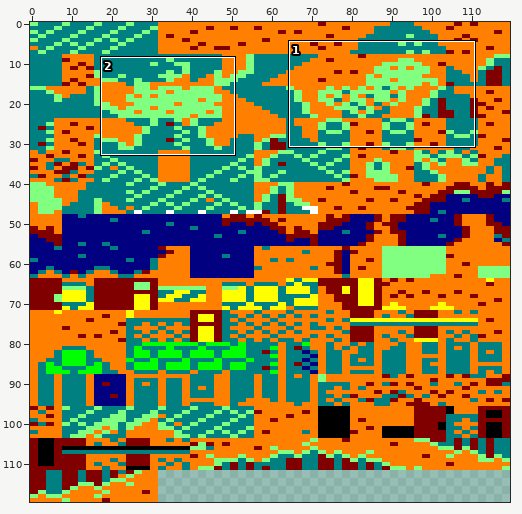
A sprite sheet gets an edit: public/assets/tileset.png. The first picture is a wide view before the edit; the outline marks the close-up.
Close-up. Old version:
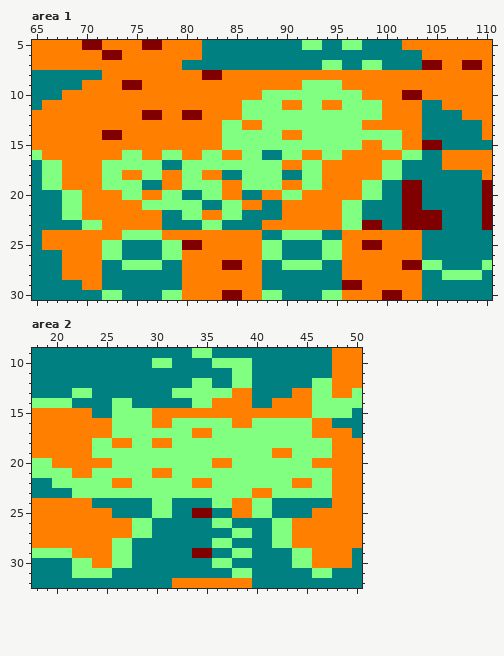
The file is 120x120 pixels. Shown: area 1: x 65..110, y 5..30; area 2: x 18..50, y 9..32.
After the commit:
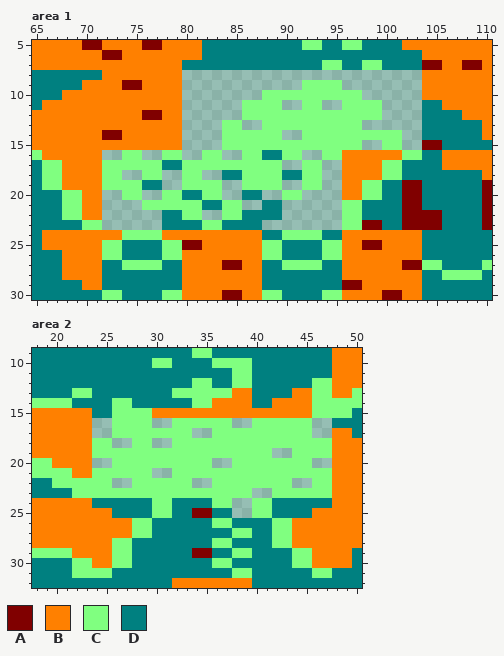
Palette (. is transparent): A #800000  B #ff8000  C #80ff80  D #008080
Changes in this commit:
Area 1:
y 8: x 80..103 BBAABBBBBBBBBBBBBBBBBBBB -> ........................
y 9: x 80..91 BBBBBBBBBBBB -> ............; x 96..103 BBBBBBBB -> ........
y 10: x 80..87 BBBBBBBB -> ........; x 98..103 BBBBAA -> ......
y 11: x 80..85 BBBBBB -> ......; x 90..91 BB -> ..; x 94..95 BB -> ..; x 100..103 BBBB -> ....
y 12: x 80..85 AABBBB -> ......; x 100..103 BBBB -> ....
y 13: x 80..83 BBBB -> ....; x 86..87 BB -> ..; x 98..103 BBBBBB -> ......
y 14: x 80..83 BBBB -> ....; x 90..91 BB -> ..; x 102..103 BB -> ..
y 15: x 80..83 BBBB -> ....; x 98..99 BB -> ..; x 102..103 BB -> ..
y 16: x 72..73 BB -> ..; x 76..77 BB -> ..; x 80..81 BB -> ..; x 84..85 BB -> ..; x 92..93 BB -> ..
y 17: x 90..91 BB -> ..; x 94..95 BB -> ..
y 18: x 74..75 BB -> ..; x 78..79 BB -> ..; x 82..83 BB -> ..; x 94..95 BB -> ..
y 19: x 78..79 BB -> ..; x 84..85 BB -> ..; x 90..91 BB -> ..; x 94..95 BB -> ..
y 20: x 72..73 BB -> ..; x 76..77 BB -> ..; x 84..85 BB -> ..; x 88..89 BB -> ..; x 92..95 BBBB -> ....
y 21: x 72..75 BBBB -> ....; x 86..87 BB -> ..; x 90..95 BBBBBB -> ......
y 22: x 72..77 BBBBBB -> ......; x 82..83 BB -> ..; x 90..95 BBBBBB -> ......
y 23: x 72..77 BBBBBB -> ......; x 88..95 BBBBBBBB -> ........
Area 2:
y 16: x 24..25 BB -> ..; x 30..31 BB -> ..; x 38..39 BB -> ..; x 46..47 BB -> ..
y 17: x 24..25 BB -> ..; x 34..35 BB -> ..; x 46..47 BB -> ..
y 18: x 26..27 BB -> ..; x 30..31 BB -> ..
y 19: x 42..43 BB -> ..
y 20: x 24..25 BB -> ..; x 36..37 BB -> ..; x 46..47 BB -> ..
y 21: x 30..31 BB -> ..
y 22: x 26..27 BB -> ..; x 34..35 BB -> ..; x 44..45 BB -> ..
y 23: x 40..41 BB -> ..
y 24..25: x 38..39 BB -> ..
Pixel boxes of the changes (left, top, right, bottom) in both close-ups:
erased: (102, 70, 422, 230)
erased: (92, 418, 332, 518)
